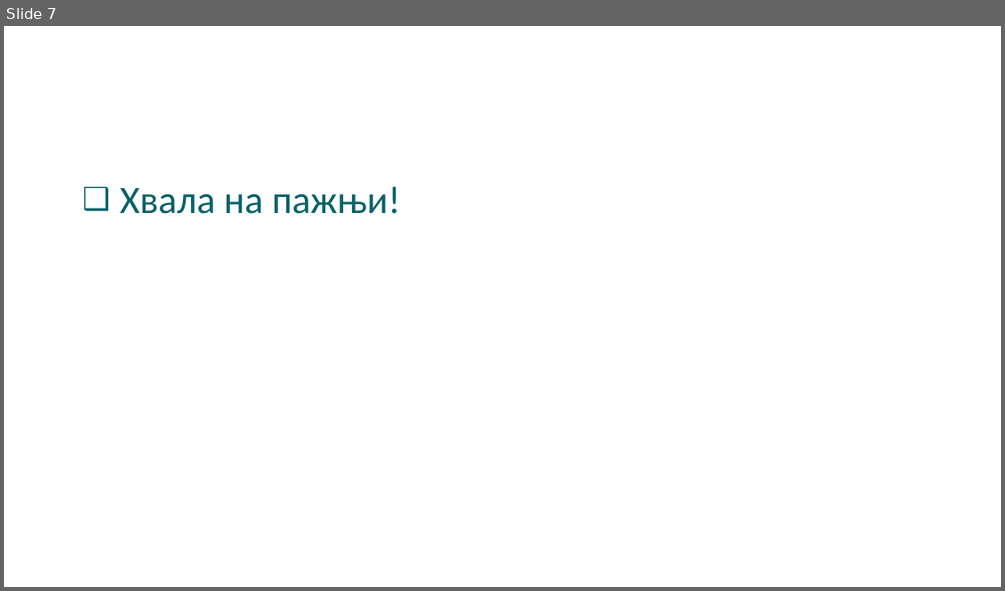
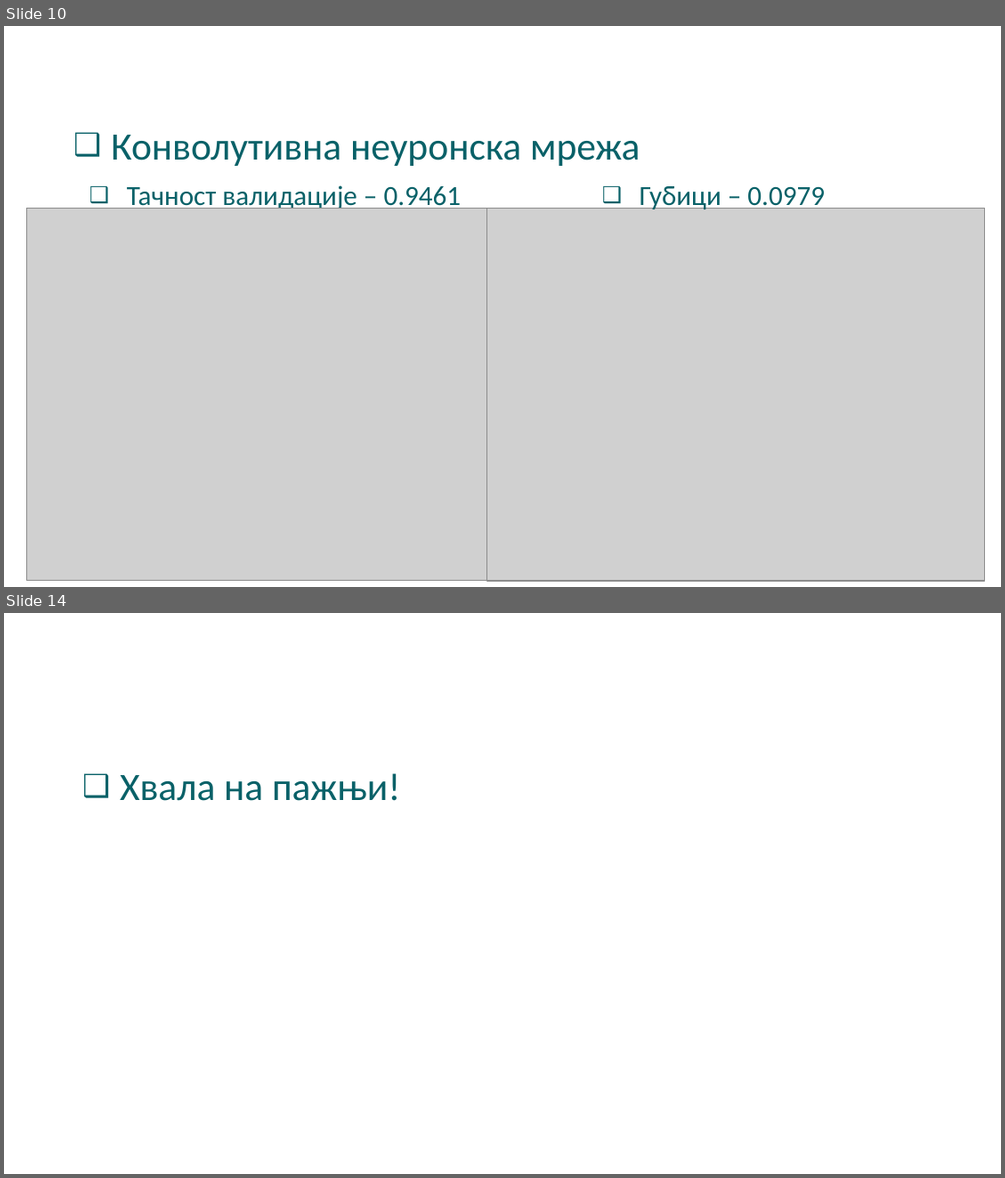
Before and after one commit to AleksaArsic/ADAS-ML-DistanceKeeping, a slide deck: doc/MSc_Thesis_Aleksa_Arsic.pptx. Shown one above the other, each under a label of ours: slide 7 before the commit, slides 10 and 14 after it; the slides between them are not shown. The pictures are 1005x591 and 1005x1178 pixels, drawn with LibreOffice and Linux fonts; fonts in the diff are those of the drawing; grey boxes stand for pictures; background and template pictures are left out. Boxes give left, top, right and bottom in pixels: in the first picture for what was removed or moved away, otherwise in the second. Text is boxed around its words. In the diff, an @@ line names an element or a change of style, - is before the commit and + after.

```diff
--- a/doc/MSc_Thesis_Aleksa_Arsic.pptx
+++ b/doc/MSc_Thesis_Aleksa_Arsic.pptx
@@ slide 10 added at <box>4,26,1001,587</box>, background #FFFFFF @@
@@ title added at <box>59,40,809,95</box>, 44 pt, text #FFFFFF, bold @@
+Резултати
@@ text added at <box>111,135,639,166</box>, 28 pt, text #096168 @@
+❑ Конволутивна неуронска мрежа
@@ text added at <box>127,185,461,212</box>, 20 pt, text #096168 @@
+❑ Тачност валидације – 0.9461
@@ picture added at <box>27,208,524,580</box> @@
@@ picture added at <box>487,208,985,580</box> @@
@@ text added at <box>639,186,825,212</box>, 20 pt, text #096168 @@
+❑ Губици – 0.0979
@@ what was slide 7 is now slide 14 @@
```
Also in this commit, not shown: 3 slides changed, 8 other slides added, 2 slides removed.
